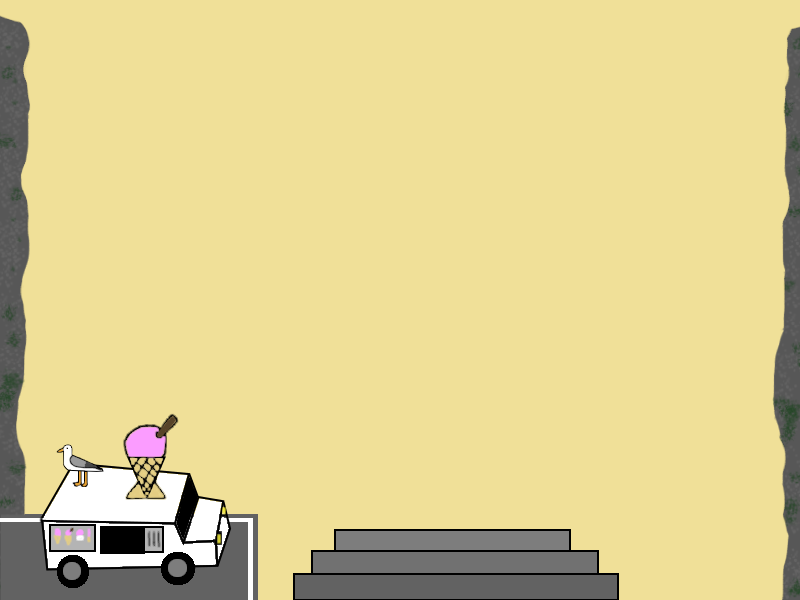
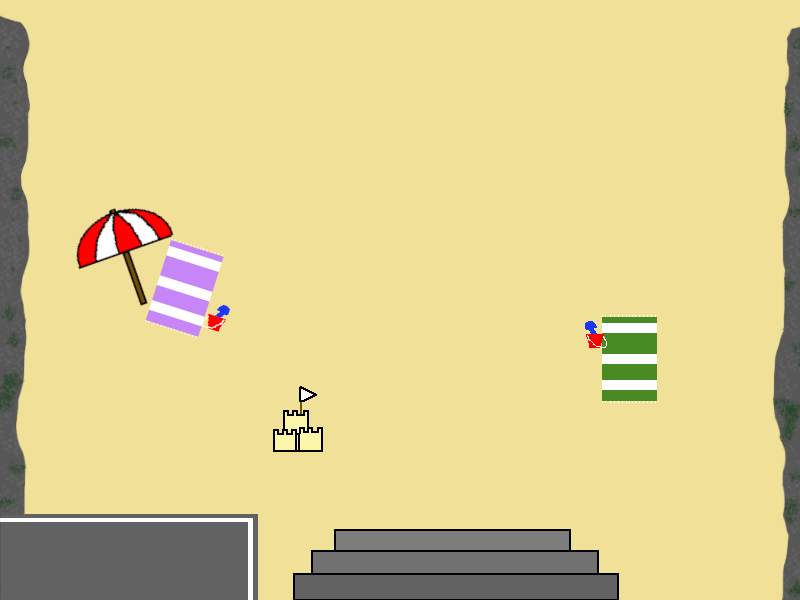
Layered file, before and after one edit (800x600). Changes by layer:
hid "seagull.png" over (x1=56, y1=444, x2=104, y2=487)
hid "icecreamvan" over (x1=39, y1=413, x2=232, y2=588)
added layer "sandcastle.png" above "umbrella.png" over (x1=273, y1=386, x2=323, y2=452)
added layer "umbrella.png" above "beachtowel2.png" over (x1=76, y1=207, x2=174, y2=307)
added layer "beachtowel2.png" above "beachtowel1.png" over (x1=585, y1=315, x2=657, y2=403)
added layer "beachtowel1.png" above "gubbins" over (x1=145, y1=238, x2=230, y2=339)